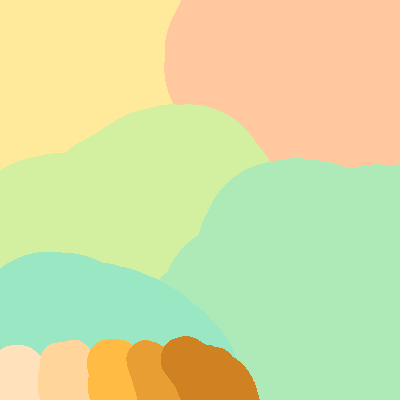
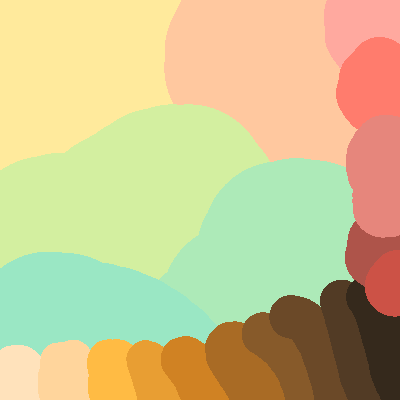
Layered file, before and after one edit (400×400). Changes by layer:
added layer "Målarlager 3" above "Målarlager 2" over [320, 0, 400, 320]
added layer "Målarlager 2" above "Målarlager 1" over [205, 256, 400, 400]
added layer "Målarlager 1" above "Bakgrund" over [205, 320, 320, 400]
painted on "Bakgrund" over [205, 0, 400, 400]
